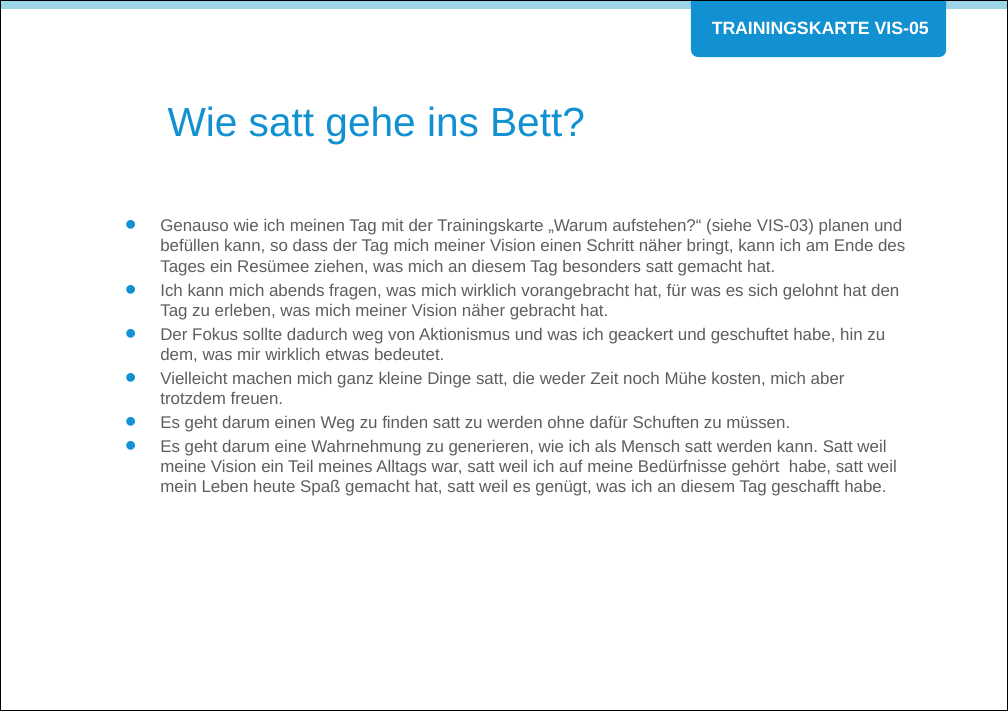
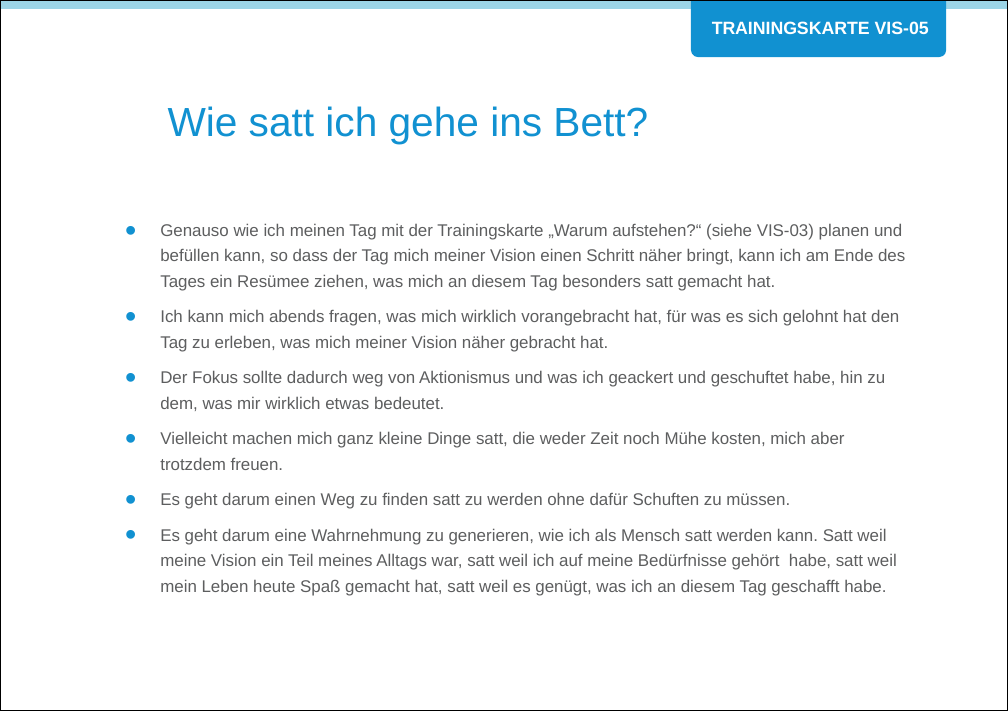
Before and after one commit to Teamtool/training-materials, a slide deck: slide 1 of agile moves/Vision (VIS)/ger_VIS_05_wie_satt_gehe_ich_ins_bett.pptx. Drawn at 1008x711 pixels with LibreOffice and Linux fonts; fonts in the diff are those of the drawing; background and template pictures are left out. Boxes give left, top, right and bottom in pixels: in the first picture for what was removed or moved away, otherwise in the second. Text is boxed around its words. In the diff, an @@ line names an element or a change of style, - is before the commit and + after.

```diff
--- a/agile moves/Vision (VIS)/ger_VIS_05_wie_satt_gehe_ich_ins_bett.pptx
+++ b/agile moves/Vision (VIS)/ger_VIS_05_wie_satt_gehe_ich_ins_bett.pptx
@@ title at (168,106,648,144): text changed @@
-Wie satt gehe ins Bett?
+Wie satt ich gehe ins Bett?
@@ text "Genauso wie ich meinen Tag ..." at (160,223,905,596): line spacing 1 to 15pt; more space between paragraphs @@
```
Also in this commit, not shown: 1 other file.
